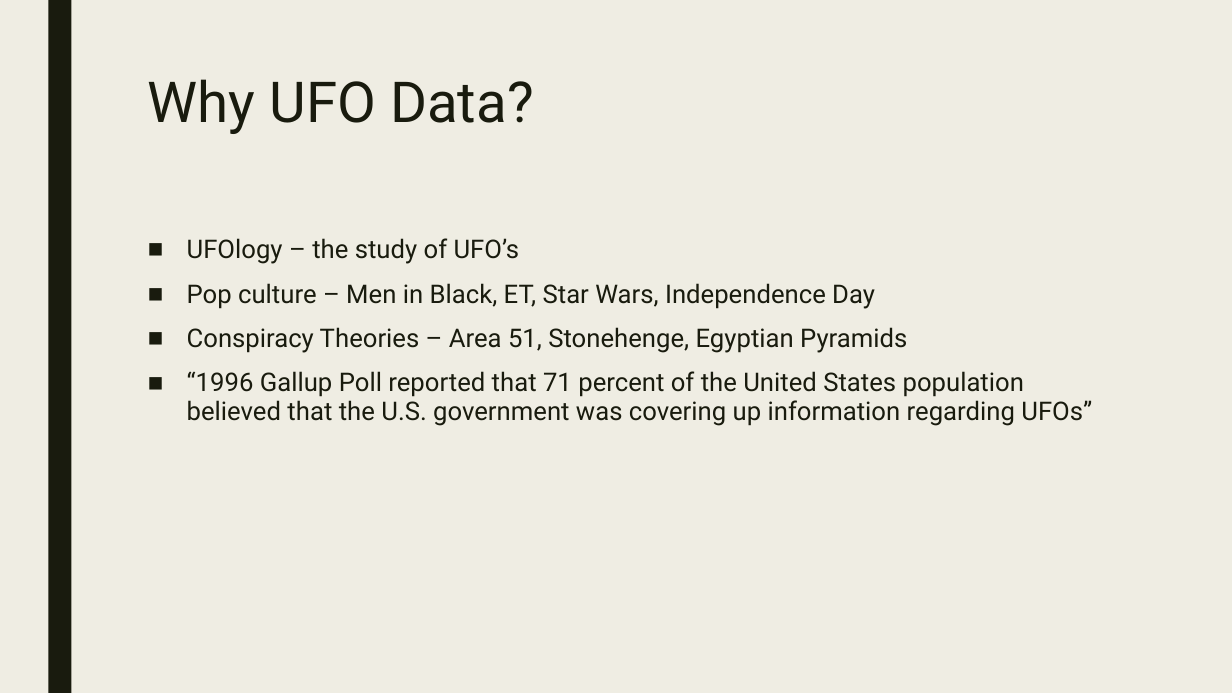
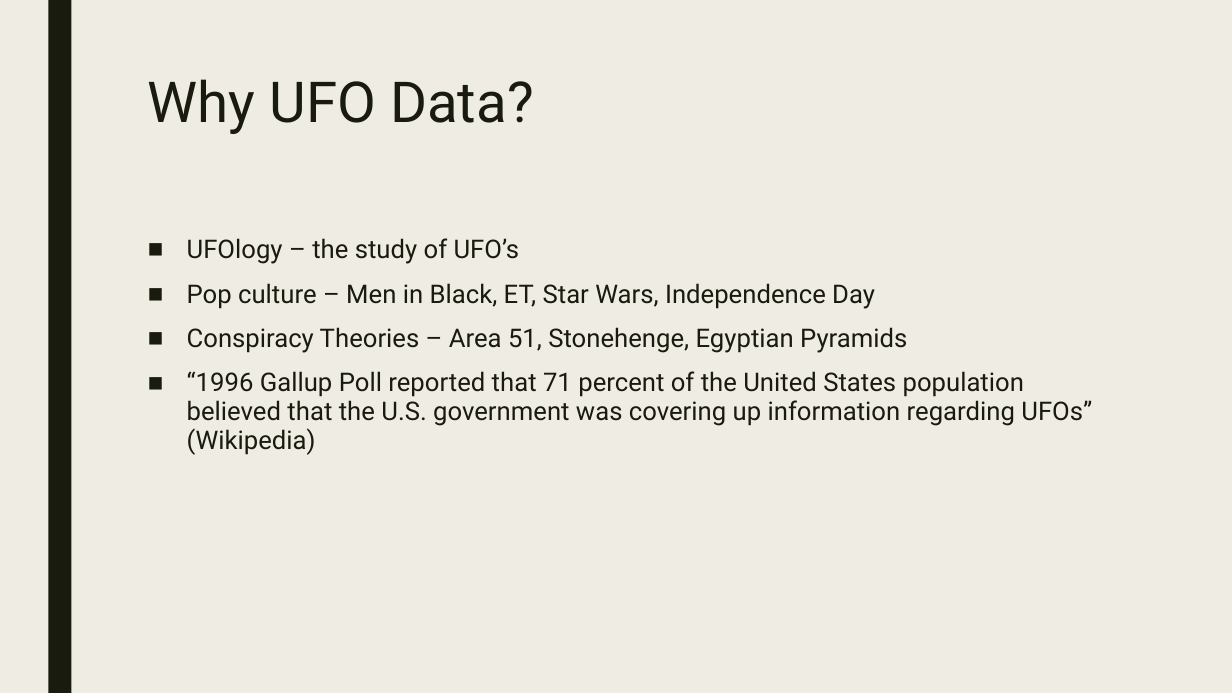
Before and after one commit to Preetikasri/UFO-Sightings-Analysis, a slide deck: slide 4 of ufo_presentation_v1.pptx. Drawn at 1232x693 pixels with LibreOffice and Linux fonts; fonts in the diff are those of the drawing. Boxes give left, top, right and bottom in pixels: in the first picture for what was removed or moved away, otherwise in the second. Text is boxed around its words. In the diff, an @@ line names an element or a change of style, - is before the commit and + after.

Commit message:
updated deck

```diff
--- a/ufo_presentation_v1.pptx
+++ b/ufo_presentation_v1.pptx
@@ text at (187, 371, 1092, 455): text changed @@
-■ “1996 Gallup Poll reported that 71 percent of the United States population believed that the U.S. government was covering up information regarding UFOs”
+■ “1996 Gallup Poll reported that 71 percent of the United States population believed that the U.S. government was covering up information regarding UFOs” (Wikipedia)
```
Also in this commit, not shown: 5 other slides changed.
